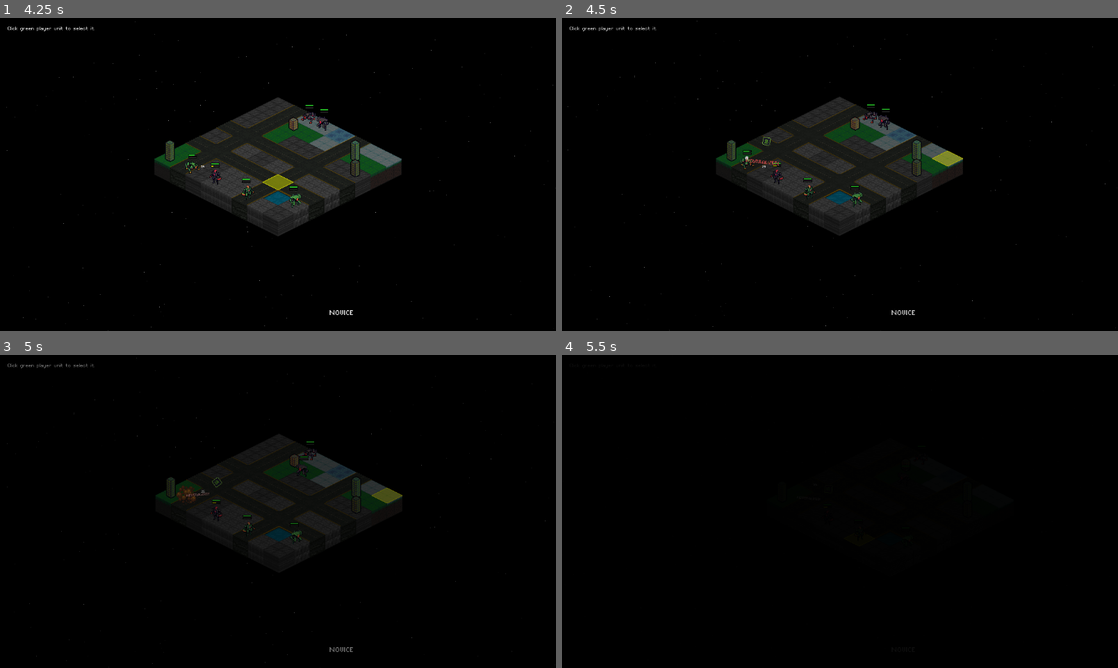
Above: before the commit, frames 1-4 (two rows, left to right).
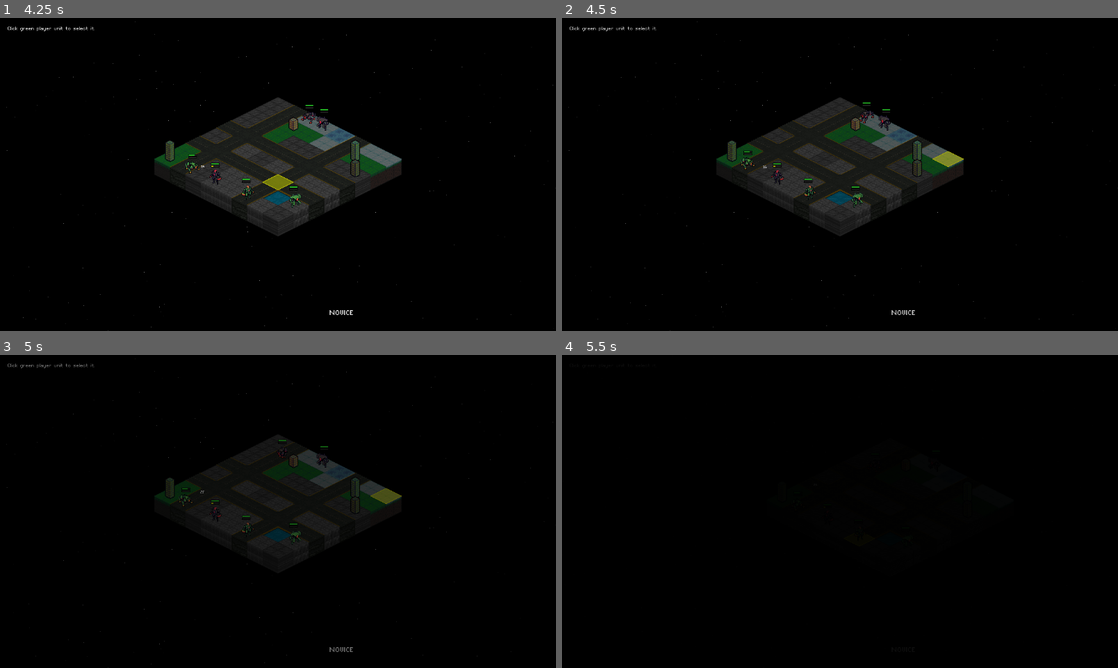
Above: after the commit, the same moments.

Repository: Tekknobot/Terrain
Game: Godot game, scene res://Scenes/TitleScreen.tscn
Same seed, same stepped clock (60 frames per second), same inputs: the game is played once before the commit and once after it. Sound files missing from this copy of the repository are replaced by a short silence.
Inputs (mouse positions are in pixels of both pictures, inside the frame that each line leads up to):
- Up to frame 1 (4.25 s): click "PLAY" at 0.5 s; click "END TURN" at 1.25 s; click "END TURN" at 2 s; click "END TURN" at 2.75 s; click "RESET" at 3.5 s
- Up to frame 2 (4.5 s): tap Enter (ui_accept) at 4.25 s; move the mouse to (962, 158) at 4.27 s; click (962, 158) at 4.42 s
- Up to frame 3 (5 s): tap Enter (ui_accept) at 4.52 s
- Up to frame 4 (5.5 s): drag from (728, 527) to (856, 536) at 5.02 s

Frame 1 is identical in both runs. In frame 2, 1.1% of the frame differs, in the area x 1-100%, y 0-100%; in frame 3, 0.7%; in frame 4, less than 0.1%.

Commit message:
Refactor.

Diff:
--- a/Scripts/Unit.gd
+++ b/Scripts/Unit.gd
@@ -165,9 +165,6 @@
 
 
 func _move_one(dest: Vector2i) -> void:
-	if !is_inside_tree():
-		return
-
 	var tilemap = get_tree().get_current_scene().get_node("TileMap")
 	var world_target = tilemap.to_global(tilemap.map_to_local(dest)) + Vector2(0, Y_OFFSET)
 
@@ -178,6 +175,7 @@
 
 	var speed := 100.0
 
+	# Play the step SFX as we begin moving toward the tile
 	if step_player:
 		step_player.pitch_scale = randf_range(0.9, 1.1)
 		step_player.play()
@@ -186,48 +184,25 @@
 		var delta = get_process_delta_time()
 		global_position = global_position.move_toward(world_target, speed * delta)
 		await get_tree().process_frame
-		if !is_inside_tree():
-			return
 
 	global_position = world_target
 	tile_pos = dest
-
 	if sprite:
 		sprite.play("default")
 
-
 func move_to(dest: Vector2i) -> void:
-	if get_tree() == null:
-		return
-
-	var tilemap = get_tree().get_current_scene().get_node("TileMap")
-	if tilemap == null:
-		return
-
+	var tilemap = get_tree().get_current_scene().get_node("TileMap")
 	var path = tilemap.get_weighted_path(tile_pos, dest)
 	if path.is_empty():
 		emit_signal("movement_finished")
 		return
 
 	print("DEBUG: Path computed for unit ", unit_id, " with length: ", path.size())
-
 	for step in path:
 		await _move_one(step)
-		if !is_inside_tree():
-			return  # stop if this unit was freed during movement
-
-	if !is_inside_tree():
-		return
 
 	tilemap.update_astar_grid()
-
-	# ✅ Guard this await too
-	if get_tree() != null:
-		await get_tree().process_frame
-
-	if !is_inside_tree():
-		return
-
+	await get_tree().process_frame
 	emit_signal("movement_finished")
 	has_moved = true
 
@@ -238,7 +213,6 @@
 		rpc("remote_update_unit_position", unit_id, tile_pos, global_position)
 	else:
 		print("DEBUG: Not the authority for unit:", unit_id)
-
 
 @rpc("reliable")
 func remote_update_unit_position(remote_id: int, new_tile: Vector2i, new_position: Vector2) -> void:
@@ -335,15 +309,17 @@
 					gain_xp(25)
 					continue
 
+				# Mark as “being pushed” before any movement/awaits
 				unit.being_pushed = true
+
 				TutorialManager.on_action("push_mechanic")
 
+				# ─── Push logic branch 1: into water ──────────────────
 				var tile_id = tilemap.get_cell_source_id(0, push_pos)
-
-				# ─── Water push ───
 				if tile_id == water_tile_id:
 					var target_pos = tilemap.to_global(tilemap.map_to_local(push_pos)) + Vector2(0, Y_OFFSET)
 					var push_speed = 150.0
+					# Move unit step‐by‐step into the water
 					while unit.global_position.distance_to(target_pos) > 1.0:
 						var delta = get_process_delta_time()
 						unit.global_position = unit.global_position.move_toward(target_pos, push_speed * delta)
@@ -355,35 +331,39 @@
 
 					if tilemap.is_tile_occupied(push_pos):
 						var occupants = get_occupants_at(push_pos, unit)
-						for occ in occupants:
-							if occ.is_in_group("Structures"):
-								var occ_sprite = occ.get_node("AnimatedSprite2D")
-								if occ_sprite:
-									occ_sprite.play("demolished")
-									occ_sprite.get_parent().modulate = Color(1, 1, 1, 1)
-							elif occ.is_in_group("Units"):
-								await get_tree().create_timer(0.2).timeout
-								occ.take_damage(damage)
-								occ.shake()
-						gain_xp(25)
-						unit.die()
-						tilemap.update_astar_grid()
-						continue
+						if occupants.size() > 0:
+							for occ in occupants:
+								if occ.is_in_group("Structures"):
+									var occ_sprite = occ.get_node("AnimatedSprite2D")
+									if occ_sprite:
+										occ_sprite.play("demolished")
+										occ_sprite.get_parent().modulate = Color(1, 1, 1, 1)
+								elif occ.is_in_group("Units"):
+									await get_tree().create_timer(0.2).timeout
+									occ.take_damage(damage)
+									occ.shake()
+							gain_xp(25)
+							# Push is “done” even if unit died
+							unit.being_pushed = false
+							unit.die()
+							tilemap.update_astar_grid()
+							continue  # go to next direction
 
 					var water_damage = 25
 					died = unit.take_damage(water_damage)
 					if not died:
 						unit.shake()
-					else:
-						tilemap.update_astar_grid()
-						continue
-
+
+					# **At this point, water‐push and splash‐damage have finished.**
 					await get_tree().create_timer(0.2).timeout
 					tilemap.update_astar_grid()
+
+					# Turn off “being_pushed” now that all movement/awaits are done
 					unit.being_pushed = false
 					continue
-
-				# ─── Off-grid fall ───
+				# ────────────────────────────────────────────────────────
+
+				# ─── Push logic branch 2: off-grid (unit falls out of bounds) ──────────────────
 				elif not tilemap.is_within_bounds(push_pos):
 					var target_pos = tilemap.to_global(tilemap.map_to_local(push_pos)) + Vector2(0, Y_OFFSET)
 					var push_speed = 150.0
@@ -391,14 +371,18 @@
 						var delta = get_process_delta_time()
 						unit.global_position = unit.global_position.move_toward(target_pos, push_speed * delta)
 						await get_tree().process_frame
+					# Brief delay so death animation can play, etc.
 					await get_tree().create_timer(0.2).timeout
 					gain_xp(25)
+					# Push is done (unit died off-grid)
+					unit.being_pushed = false
 					TutorialManager.on_action("offgrid_mechanic")
 					unit.die()
 					tilemap.update_astar_grid()
 					continue
-
-				# ─── On-grid push ───
+				# ────────────────────────────────────────────────────────
+
+				# ─── Push logic branch 3: normal on‐grid push ──────────────────
 				elif tilemap.is_within_bounds(push_pos):
 					var target_pos = tilemap.to_global(tilemap.map_to_local(push_pos)) + Vector2(0, Y_OFFSET)
 					var push_speed = 150.0
@@ -411,34 +395,38 @@
 
 					if tilemap.is_tile_occupied(push_pos):
 						var occupants = get_occupants_at(push_pos, unit)
-						for occ in occupants:
-							if occ.is_in_group("Structures"):
-								var occ_sprite = occ.get_node("AnimatedSprite2D")
-								if occ_sprite:
-									occ_sprite.play("demolished")
-									occ_sprite.get_parent().modulate = Color(1, 1, 1, 1)
-							elif occ.is_in_group("Units"):
-								await get_tree().create_timer(0.2).timeout
-								occ.take_damage(damage)
-								occ.shake()
-						gain_xp(25)
-						TutorialManager.on_action("collide_mechanic")
-						unit.die()
-						tilemap.update_astar_grid()
-						continue
-
+						if occupants.size() > 0:
+							for occ in occupants:
+								if occ.is_in_group("Structures"):
+									var occ_sprite = occ.get_node("AnimatedSprite2D")
+									if occ_sprite:
+										occ_sprite.play("demolished")
+										occ_sprite.get_parent().modulate = Color(1, 1, 1, 1)
+								elif occ.is_in_group("Units"):
+									await get_tree().create_timer(0.2).timeout
+									occ.take_damage(damage)
+									occ.shake()
+							gain_xp(25)
+							unit.being_pushed = false
+							TutorialManager.on_action("collide_mechanic")
+							unit.die()
 					tilemap.update_astar_grid()
+
+					# **At this point, the on‐grid push has finished.**
 					unit.being_pushed = false
 					continue
-			# End of attack on this unit
-	# End of all directions
-
+				# ────────────────────────────────────────────────────────
+
+			# end of “if unit to push” block
+		# end of “for unit in units” block
+	# end of “for dir in directions” block
 	has_moved = true
 	has_attacked = true
 
 	if is_player:
 		$AnimatedSprite2D.self_modulate = Color(0.4, 0.4, 0.4, 1)
 
+	# After performing the attack
 	TutorialManager.on_action("enemy_attacked")
 
 
